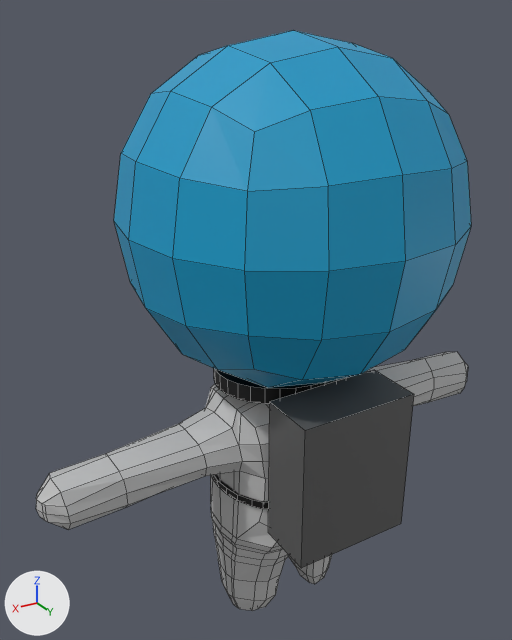
Two versions of the Blender file Blender_Models/Player/Player4.blend, one commit apart.
Before and after are seen from a 50 mm lens placed at (1.9, 2.85, 2.33), pointed at (0.11, -0.14, 0.84). Every picture has the same lights, and +X, +Y and +Z are marked at lower left. Mesh edges are drawn as thin lines.

Names of what the first picture shows: 'Back Panel', 'Body', 'Head', 'Neck'.
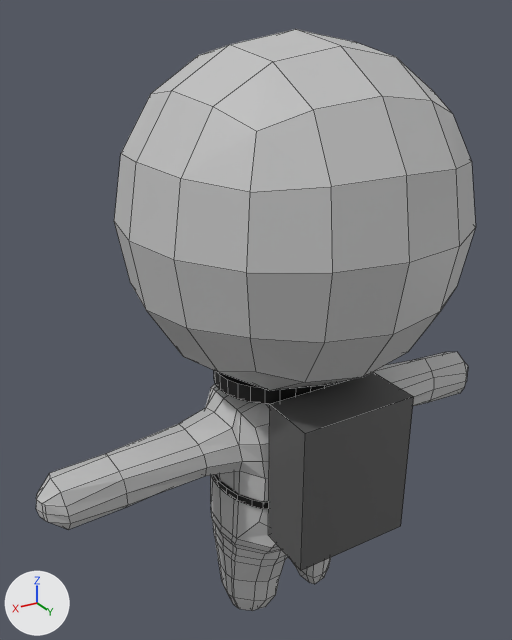
Boxes (x1, y1, x2, y2) around the edits, measured in the pictures (512 x 640 px):
```json
{"object": "Head", "change": "reshaped", "before": [114, 30, 471, 388], "after": [114, 29, 476, 390]}
{"object": "Back Panel", "change": "moved", "before": [268, 370, 414, 568], "after": [268, 373, 414, 570]}
```

Edits to the scene script, one JSON object a line:
```json
{"block": "me_cube_001", "where": "# used by ob_head; location = (0.0, 0.0, 1.433)"}
{"op": "remove", "block": "me_cube_001", "code": "me_cube_001.from_pydata(...)  # 98 vertices, 96 faces; spans x -0.84..0.84, y -0.84..0.84, z -0.84..0.84"}
{"op": "add", "block": "me_cube_001", "code": "me_cube_001.from_pydata(...)  # 102 vertices, 96 faces; spans x -0.84..0.84, y -0.84..0.86, z -0.84..0.84"}
{"block": "me_cube_001", "change": "me_cube_001 part 1: 64 faces spanning x -0.84..0.84, y -0.33..0.86, z -0.84..0.84 switch from mat_material_001 (cyan #0099c6) to mat_material_004 (light grey #c1c1c1)"}
{"op": "set", "path": "ob_back_panel.location", "old": "(0.001, 0.491, 0.254)", "new": "(0.001, 0.491, 0.238)"}
```
